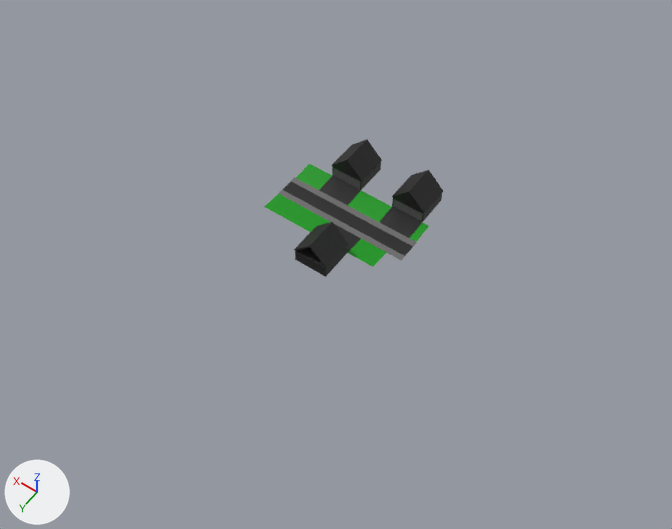
The Blender file Assets/Graphics/Blender/Street.blend: old version first, new version second.
Camera for both pictures: a 50 mm lens placed at (-100.3, 145.6, 203.3), pointed at (-5.5, 12.8, -5.3). The axes (+X, +Y, +Z) are drawn at lower left. The lights are the same throughout.

Names of what the first picture shows: 'House', 'House.001', 'House.002', 'Plane'.
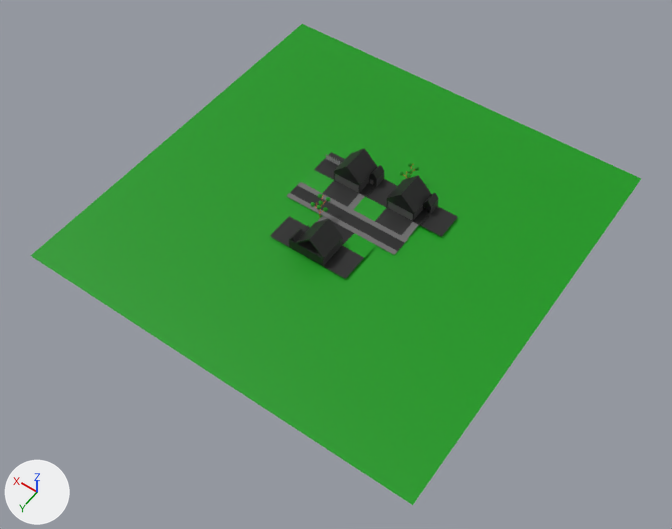
What differs and where, as boxes [x1, y1, x2, y2] in the pictures (672 x 529 px):
'Plane.001', added (green): after [31, 24, 641, 505]
'House.002', reshaped, moved, rescaled (14% narrower, 24% shorter): before [264, 194, 387, 277]; after [270, 216, 376, 279]
'House.001', reshaped, moved, rescaled (10% wider, 11% shorter): before [296, 139, 382, 209]; after [302, 148, 397, 210]
'House.003', added (black): after [354, 175, 458, 239]
    faces in mat_road (black #1d1d1d): [375, 175, 458, 236]
    faces in mat_grass (green #009709): [354, 197, 386, 221]
    faces in mat_sidewalk (dark grey #6d6d6d): [387, 201, 418, 239]
'House', deleted (black): before [355, 170, 443, 242]
    faces in mat_road (black #1d1d1d): [380, 170, 443, 238]
    faces in mat_grass (green #009709): [355, 194, 429, 242]
    faces in mat_sidewalk (dark grey #6d6d6d): [393, 199, 422, 221]
'Tree.001', added: after [311, 193, 330, 213]
'Tree', added: after [399, 162, 419, 178]
'Cube', added: after [326, 154, 342, 165]
part 1 of me_plane_002, added: after [359, 165, 384, 197]
part 2 of me_plane_002, added: after [314, 152, 345, 180]
part 3 of me_plane_002, added (black): after [367, 179, 397, 207]
part 4 of me_plane_002, recoloured: [349, 194, 365, 209] in both

Edits to the bpy script that builds the scene:
```text
Change me_plane_001:
    used by ob_house_002; location = (-3.4, 16.7, 0.9); scale = (5.15, 5.15, 5.15)
    remove me_plane_001.from_pydata(...)  # 38 vertices, 32 faces; spans x -2.67..4.72, y -2.32..1.0, z -0.09..1.89
    add me_plane_001.from_pydata(...)  # 423 vertices, 361 faces; spans x -6.8..-1.01, y -2.34..0.99, z -0.09..1.89
    me_plane_001 part 5: 38 vertices removed from x -2.67..4.72, y -2.32..1.0, z -0.09..1.89; 423 vertices added at x -6.8..-1.01, y -2.34..0.99, z -0.09..1.89
Change me_plane_002:
    used by ob_house_001; location = (-14.3, -15.2, 0.9); rotation_euler = (0.0, 0.0, -3.142), in degrees (0, 0, -180); scale = (5.15, 5.15, 5.15)
    remove me_plane_002.from_pydata(...)  # 38 vertices, 32 faces; spans x -6.8..-2.68, y -2.34..0.99, z -0.09..1.89
    add me_plane_002.from_pydata(...)  # 423 vertices, 361 faces; spans x -6.8..-1.01, y -2.34..0.99, z -0.09..1.89
    me_plane_002 part 1: a new loose piece of 229 vertices spanning x -3.12..-2.54, y -1.02..0.98, z -0.02..1.14, in mat_road (black #1d1d1d)
    me_plane_002 part 2: 2 vertices added at x -6.78, y -1.01..0.99, z 0.0
    me_plane_002 part 3: 2 vertices added at x -1.01, y -1.01..0.99, z 0.0
    me_plane_002 part 4: 1 face spanning x -3.13..-2.68, y -2.34..-1.01, z -0.09..0.0 switches from mat_grass (green #009709) to mat_sidewalk (dark grey #6d6d6d)
Add me_plane_005:
    me_plane_005.from_pydata([(-1.0, -1.0, 0.0), (1.0, -1.0, 0.0), (-1.0, 1.0, 0.0), (1.0, 1.0, 0.0)], [], [(0, 2, 3, 1)])
    me_plane_005.materials.append(mat_grass)  # green #009709
Change ob_house_002:
    ob_house_002.location: (-3.4, 16.7, 0.9) -> (17.4, 14.8, 0.8)
    ob_house_002.scale: (5.15, 5.15, 5.15) -> (4.53, 4.53, 4.53)
Change ob_house_001:
    ob_house_001.location: (-14.3, -15.2, 0.9) -> (-12.6, -13.3, 0.9)
    ob_house_001.scale: (5.15, 5.15, 5.15) -> (4.53, 4.53, 4.53)
Remove ob_house:
    ob_house = bpy.data.objects.new('House', me_plane_003)
Add ob_house_003:
    ob_house_003 = bpy.data.objects.new('House.003', me_plane_007)  # 421 vertices, 360 faces; spans x -6.8..-1.01, y -2.34..0.99, z -0.09..1.89; in mat_road (black #1d1d1d), mat_sidewalk (dark grey #6d6d6d), mat_grass (green #009709)
    ob_house_003.location = (-31.3, -13.3, 0.9)
    ob_house_003.rotation_euler = (0.0, 0.0, -3.142)  # degrees (0, 0, -180)
    ob_house_003.scale = (4.53, 4.53, 4.53)
Add ob_tree_001:
    ob_tree_001 = bpy.data.objects.new('Tree.001', me_icosphere_006)  # 1089 vertices, 1168 faces, 1 loose edge; spans x -3.41..4.85, y -5.48..2.96, z 0.12..13.57; in mat_grass (green #009709), mat_bark (orange #e7793f)
    ob_tree_001.location = (5.5, 5.4, 0.3)
    ob_tree_001.scale = (0.694, 0.694, 0.694)
Add ob_tree:
    ob_tree = bpy.data.objects.new('Tree', me_icosphere_006.copy())
    ob_tree.location = (-8.4, -19.6, 0.1)
    ob_tree.scale = (0.694, 0.694, 0.694)
Add ob_plane_001:
    ob_plane_001 = bpy.data.objects.new('Plane.001', me_plane_005)
    ob_plane_001.location = (0.0, 0.1, 0.1)
    ob_plane_001.scale = (-63.1, -63.1, -63.1)
Add ob_cube:
    ob_cube = bpy.data.objects.new('Cube', me_cube)  # 136 vertices, 110 faces; spans x -7.08..0.46, y -0.13..0.08, z -2.05..1.13; in mat_fence (grey #b6b6b6)
    ob_cube.location = (17.3, -14.4, 2.2)
    ob_cube.scale = (0.879, 0.879, 0.879)
```
